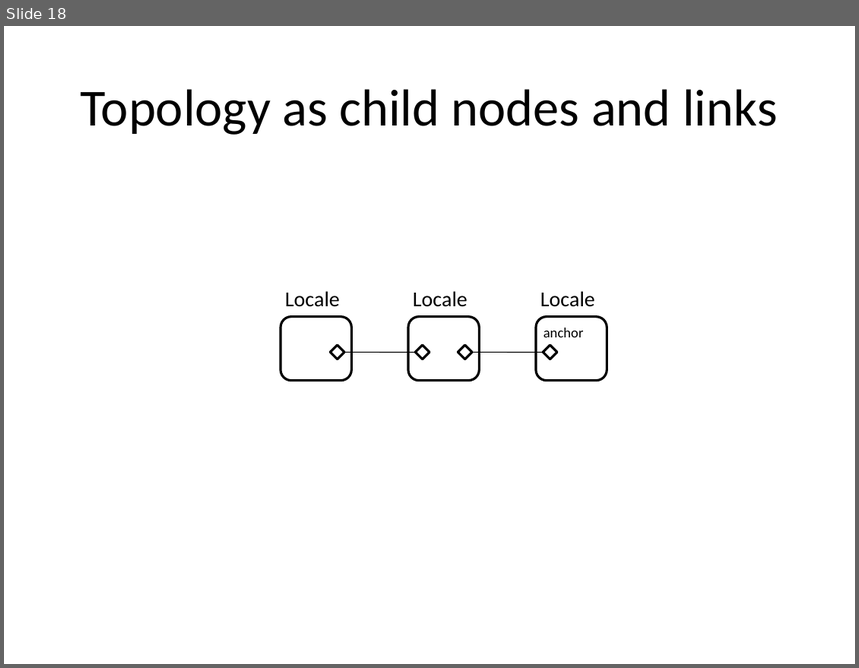
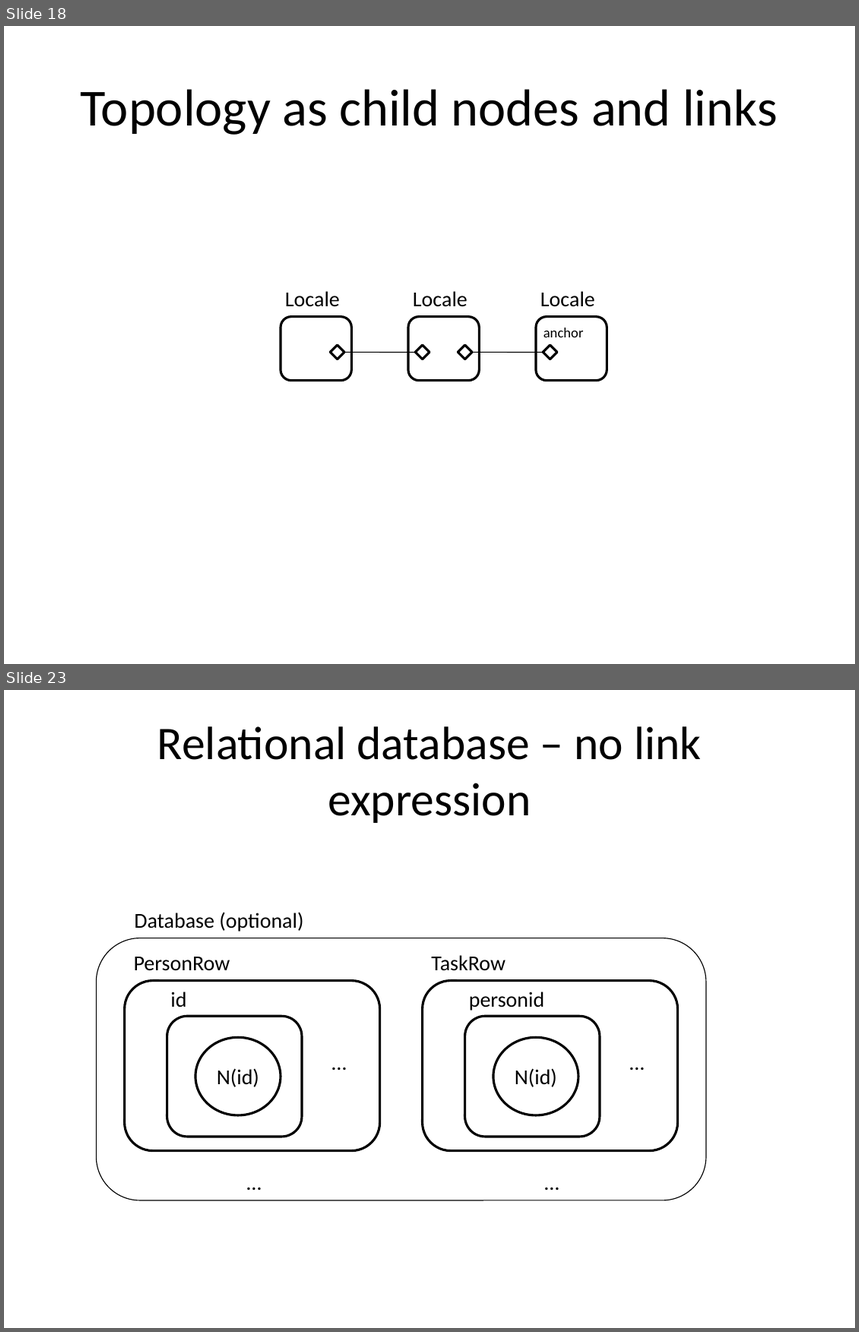
Before and after one commit to cgreenhalgh/bigraphspace, a slide deck: bigraphspace/docs/images/Cookbook_diagrams.pptx. Shown one above the other, each under a label of ours: slide 18 before the commit, slides 18 and 23 after it; the slides between them are not shown. The pictures are 859x668 and 859x1332 pixels, drawn with LibreOffice and Linux fonts; fonts in the diff are those of the drawing. Boxes give left, top, right and bottom in pixels: in the first picture for what was removed or moved away, otherwise in the second. Text is boxed around its words. In the diff, an @@ line names an element or a change of style, - is before the commit and + after.

Commit message:
added database images, tuplespace, start overlap

```diff
--- a/bigraphspace/docs/images/Cookbook_diagrams.pptx
+++ b/bigraphspace/docs/images/Cookbook_diagrams.pptx
@@ slide 23 added at (4,690,855,1328), background #FFFFFF @@
@@ title added at (158,726,702,823), 39.6 pt, text #000000 @@
+Relational database – no link expression
@@ text added at (134,912,303,932), 18 pt, text #000000 @@
+Database (optional)
@@ rounded rectangle added at (96,939,706,1201), outline #000000 0.75 pt @@
@@ text added at (134,957,230,971), 18 pt, text #000000 @@
+PersonRow
@@ text added at (431,955,506,971), 18 pt, text #000000 @@
+TaskRow
@@ rounded rectangle added at (125,981,380,1151), fill #FFFFFF, outline #000000 2 pt @@
@@ rounded rectangle added at (423,981,678,1151), fill #FFFFFF, outline #000000 2 pt @@
@@ text added at (170,992,186,1007), 18 pt, text #000000 @@
+id
@@ text added at (469,992,544,1011), 18 pt, text #000000 @@
+personid
@@ rounded rectangle added at (167,1016,302,1137), fill #FFFFFF, outline #000000 2 pt @@
@@ rounded rectangle added at (465,1016,600,1137), fill #FFFFFF, outline #000000 2 pt @@
@@ ellipse added at (196,1037,281,1116), fill #FFFFFF, outline #000000 2 pt, 18 pt, text #000000 @@
+N(id)
@@ text added at (323,1045,356,1079), 18 pt, text #000000 @@
+…
@@ ellipse added at (493,1037,579,1116), fill #FFFFFF, outline #000000 2 pt, 18 pt, text #000000 @@
+N(id)
@@ text added at (621,1045,654,1079), 18 pt, text #000000 @@
+…
@@ text added at (238,1165,271,1199), 18 pt, text #000000 @@
+…
@@ text added at (536,1165,569,1199), 18 pt, text #000000 @@
+…
```
Also in this commit, not shown: 5 other slides added, 7 other files.
